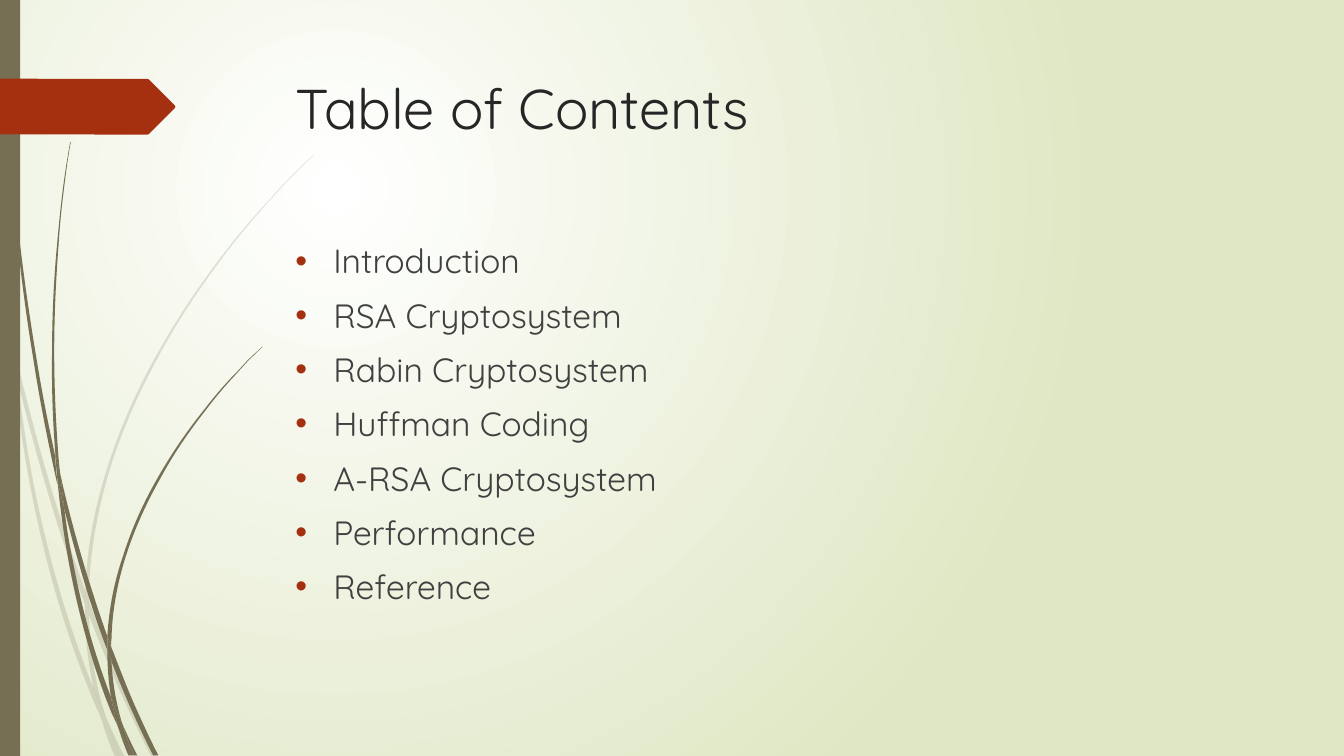
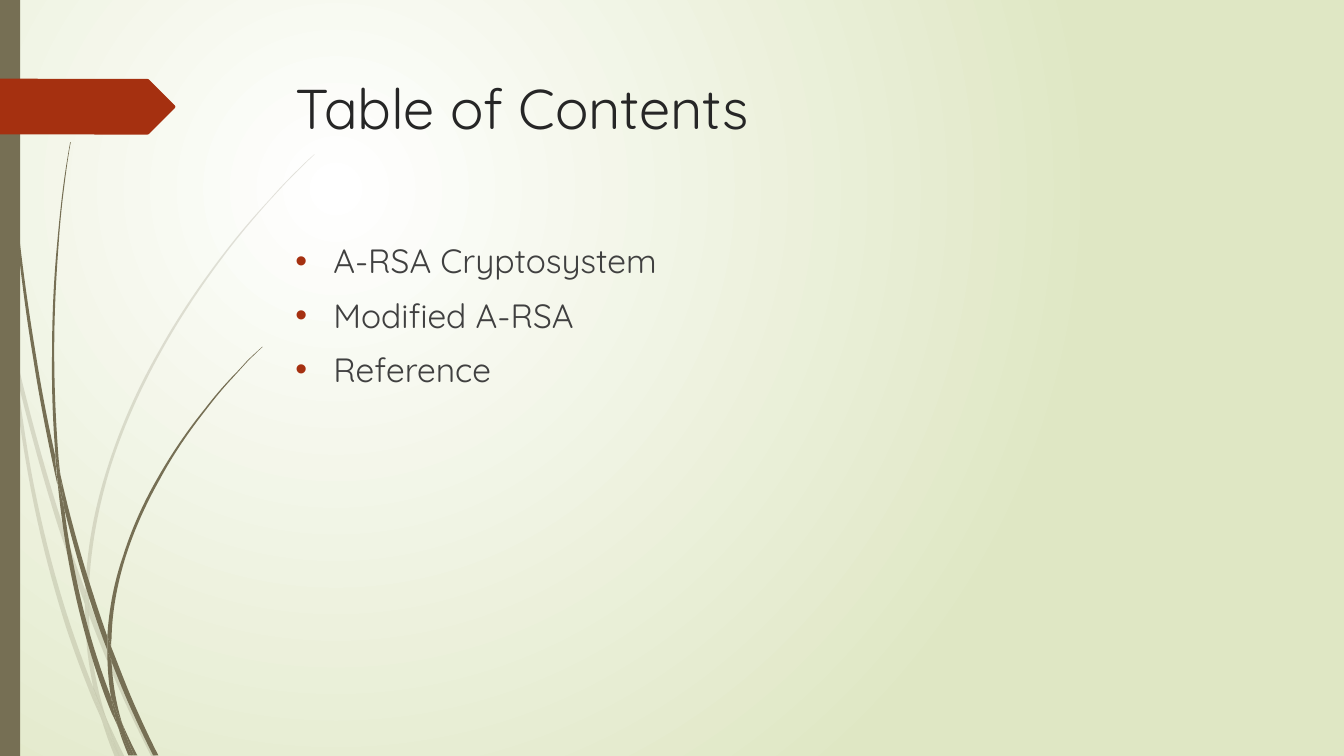
Before and after one commit to PleaseInput/Big-Number, a slide deck: slide 2 of A_RSA.pptx. Drawn at 1344x756 pixels with LibreOffice and Linux fonts; fonts in the diff are those of the drawing. Boxes give left, top, right and bottom in pixels: in the first picture for what was removed or moved away, otherwise in the second. Text is boxed around its words. In the diff, an @@ line names an element or a change of style, - is before the commit and + after.

```diff
--- a/A_RSA.pptx
+++ b/A_RSA.pptx
@@ text at [333, 248, 648, 443]: paragraphs removed @@
-• Introduction
-• RSA Cryptosystem
-• Rabin Cryptosystem
-• Huffman Coding
@@ text at [333, 303, 574, 329]: text changed @@
-• Performance
+• Modified A-RSA
```
Also in this commit, not shown: 1 other slide changed, 3 slides added, 9 slides removed.
